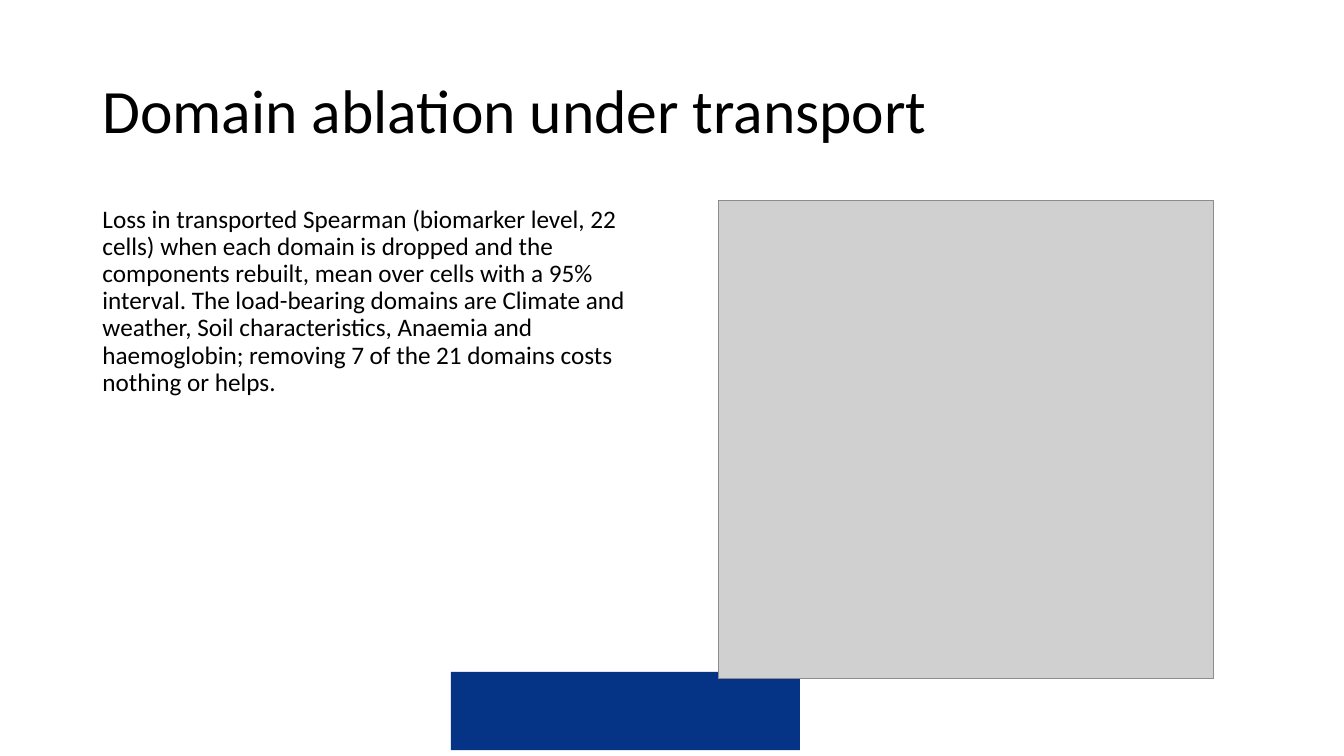
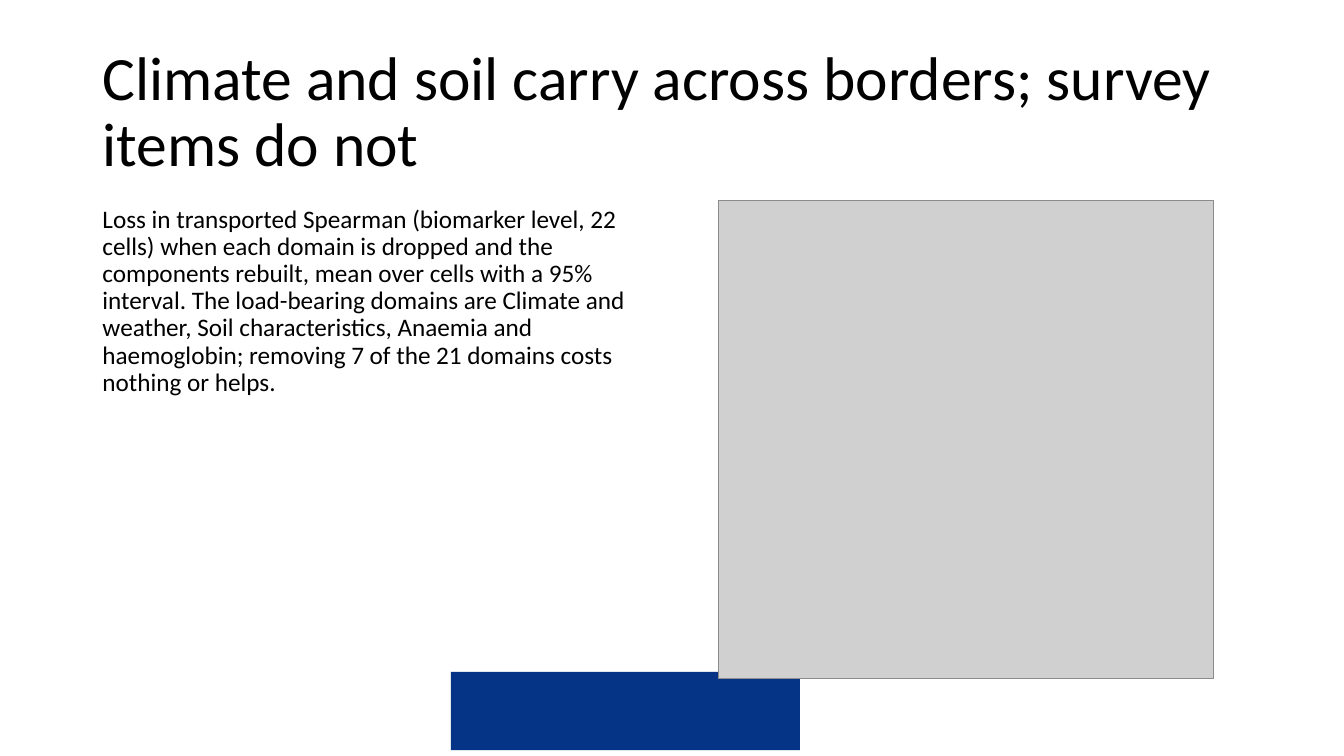
Before and after one commit to amertens/mn-prediction, a slide deck: slide 64 of docs/slides/MN-proxy-full-talk-2026-09.pptx (slide 60 before the commit). Drawn at 1344x756 pixels with LibreOffice and Linux fonts; fonts in the diff are those of the drawing; grey boxes stand for pictures; background and template pictures are left out. Boxes give left, top, right and bottom in pixels: in the first picture for what was removed or moved away, otherwise in the second. Text is boxed around its words. In the diff, an @@ line names an element or a change of style, - is before the commit and + after.

```diff
--- a/docs/slides/MN-proxy-full-talk-2026-09.pptx
+++ b/docs/slides/MN-proxy-full-talk-2026-09.pptx
@@ title at <box>102,57,1211,167</box>: text changed @@
-Domain ablation under transport
+Climate and soil carry across borders; survey items do not
```
Also in this commit, not shown: 23 other slides changed, 6 slides added, 2 slides removed, 4 other files.
